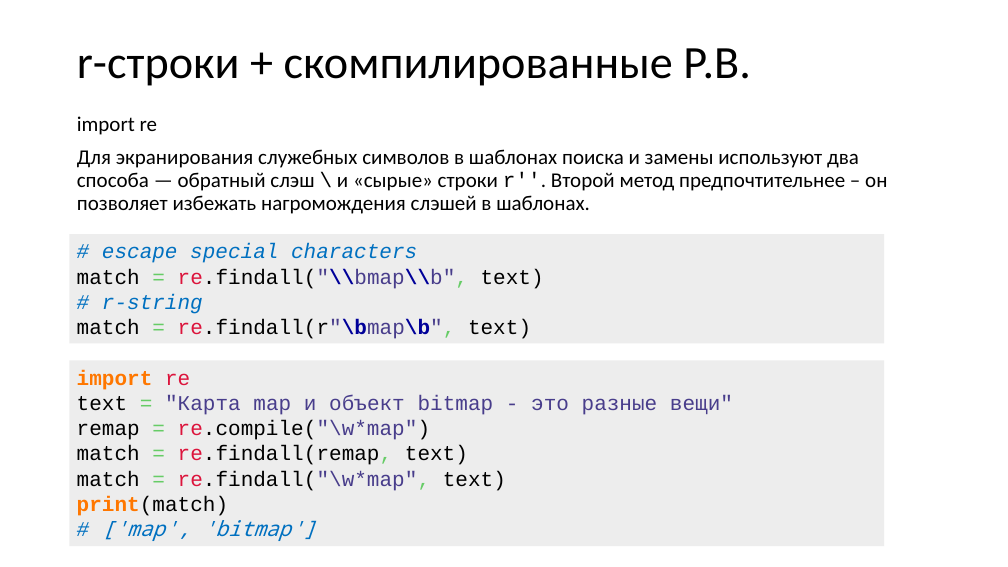
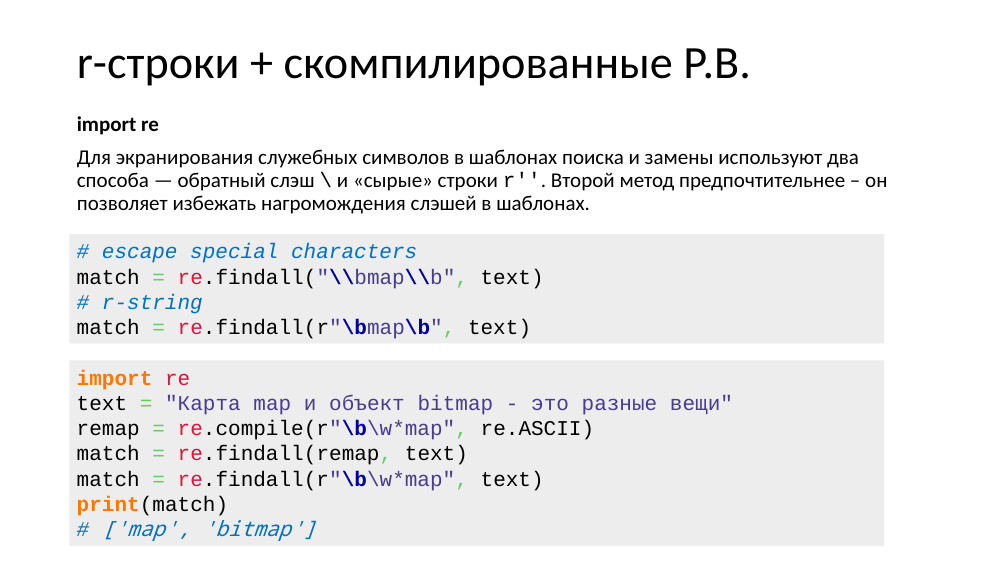
Before and after one commit to xtrueman/prog_instruments, a slide deck: slide 30 of presentations/RegularExpressions.pptx (slide 26 before the commit). Drawn at 1008x567 pixels with LibreOffice and Linux fonts; fonts in the diff are those of the drawing. Boxes give left, top, right and bottom in pixels: in the first picture for what was removed or moved away, otherwise in the second. Text is boxed around its words. In the diff, an @@ line names an element or a change of style, - is before the commit and + after.

```diff
--- a/presentations/RegularExpressions.pptx
+++ b/presentations/RegularExpressions.pptx
@@ text at [77,116,159,135]: bold on in "import re" @@
@@ text in rectangle at [77,370,733,541]: text changed @@
-import re
-text = "Карта map и объект bitmap - это разные вещи"
-remap = re.compile("\w*map")
-match = re.findall(remap, text)
-match = re.findall("\w*map", text)
-print(match)
-# ['map', 'bitmap']
+import re
+text = "Карта map и объект bitmap - это разные вещи"
+remap = re.compile(r"\b\w*map", re.ASCII)
+match = re.findall(remap, text)
+match = re.findall(r"\b\w*map", text)
+print(match)
+# ['map', 'bitmap']
```
Also in this commit, not shown: 9 other slides changed, 1 slide added, 2 other files.
